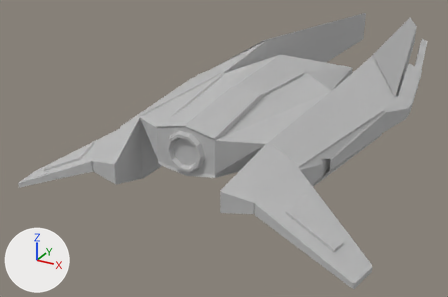
Before and after pictures for a commit that changed the FBX model GameContent/Models/Skylar.fbx.
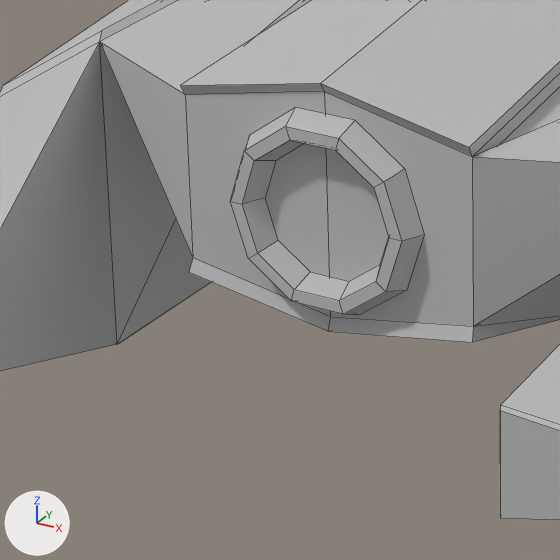
There are two pictures of each version: one whole from a camera (50 mm lens) standing at (0.0409, -0.111, 0.0394) and looking at (-0.0124, -0.0139, -0.0091), one close up on the part from 27% to 52% of the width and 37% to 75% of the height. The lights are fixed; the arrows at lower left show +X, +Y and +Z. The close-ups show mesh edges as thin lines. Where no turn or scale is listed for an object, it has been applied to the vertices.

The older version as bpy lines, for what is in view:
```python
me_mesh = bpy.data.meshes.new('Mesh')
me_mesh.from_pydata(...)  # 282 vertices, 276 faces; spans x -0.0267..0.0267, y -0.0526..0.0526, z -0.0082..0.0082
me_mesh.materials.append(mat_blinn1)  # grey #bcbcbc
ob_skylar_low = bpy.data.objects.new('Skylar_Low', me_mesh)
ob_skylar_low.location = (0.0, -0.00067, 0.0037)
```
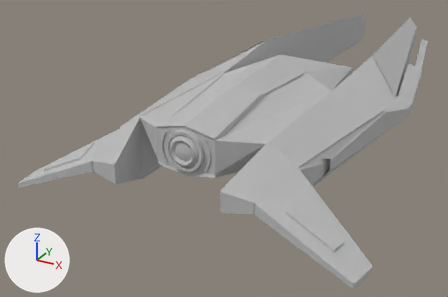
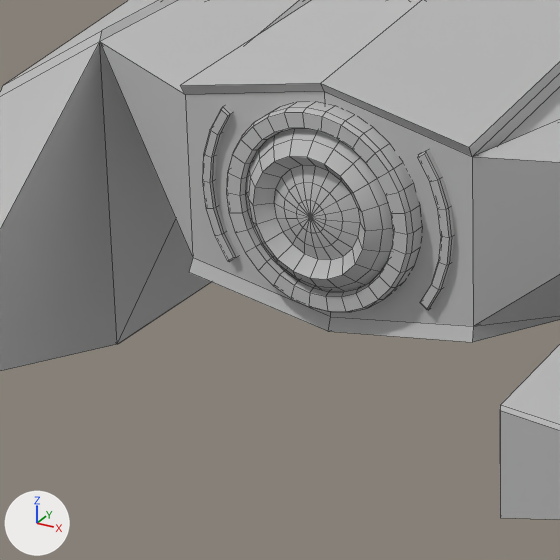
Commit message: Skylar exhaust added.

Changed parts and their boxes [x1, y1, x2, y2] in the close-ups (560 x 560 px):
```json
{"part": 1, "of": "me_mesh", "change": "added", "after": [226, 102, 422, 312]}
{"part": 2, "of": "me_mesh", "change": "added", "after": [418, 149, 454, 310]}
{"part": 3, "of": "me_mesh", "change": "added", "after": [202, 105, 239, 262]}
{"part": 4, "of": "me_mesh", "change": "built on", "before": [230, 107, 424, 315], "after": [247, 129, 393, 291]}
```

The change, as JSON lines over the scene's bpy script:
```json
{"op": "add", "block": "mat_pasted__blinn1", "code": ["mat_pasted__blinn1 = principled_material('pasted__blinn1')", "mat_pasted__blinn1.base_color = (0.5, 0.5, 0.5)  # grey #bcbcbc", "mat_pasted__blinn1.roughness = 0.888"]}
{"block": "me_mesh", "where": "# used by ob_skylar_low; location = (0.0, -0.00067, 0.0037)"}
{"op": "remove", "block": "me_mesh", "code": "me_mesh.from_pydata(...)  # 282 vertices, 276 faces; spans x -0.0267..0.0267, y -0.0526..0.0526, z -0.0082..0.0082"}
{"op": "add", "block": "me_mesh", "code": "me_mesh.from_pydata(...)  # 647 vertices, 604 faces; spans x -0.0267..0.0267, y -0.0526..0.0526, z -0.0082..0.0082"}
{"block": "me_mesh", "change": "me_mesh part 1: a new loose piece of 180 vertices spanning x -0.0029..0.0029, y -0.047..-0.0464, z -0.0006..0.0052, in mat_pasted__blinn1 (grey #bcbcbc)"}
{"block": "me_mesh", "change": "me_mesh part 2: a new loose piece of 42 vertices spanning x 0.0029..0.0039, y -0.0466..-0.0462, z 0.0..0.0045, in mat_pasted__blinn1 (grey #bcbcbc)"}
{"block": "me_mesh", "change": "me_mesh part 3: a new loose piece of 42 vertices spanning x -0.0039..-0.0029, y -0.0466..-0.0462, z 0.0..0.0045, in mat_pasted__blinn1 (grey #bcbcbc)"}
{"block": "me_mesh", "change": "me_mesh part 4"}
{"block": "me_mesh", "change": "38 vertices are removed from x -0.003..0.003, y -0.0471..-0.0464, z -0.0008..0.0049"}
{"block": "me_mesh", "change": "30 faces are deleted"}
{"block": "me_mesh", "change": "139 vertices are added at x -0.0027..0.0027, y -0.0474..-0.0463, z -0.0004..0.0049"}
{"block": "me_mesh", "change": "140 new faces join them, mat_pasted__blinn1 (grey #bcbcbc)"}
{"op": "add", "block": "me_mesh", "code": "me_mesh.materials.append(mat_pasted__blinn1)  # grey #bcbcbc"}
```
